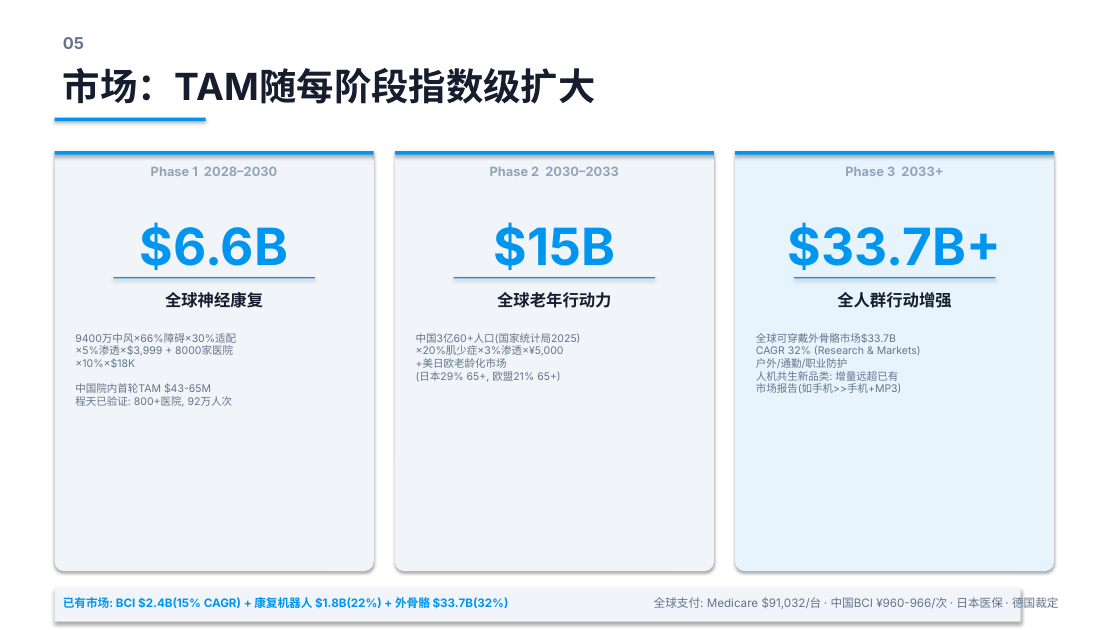
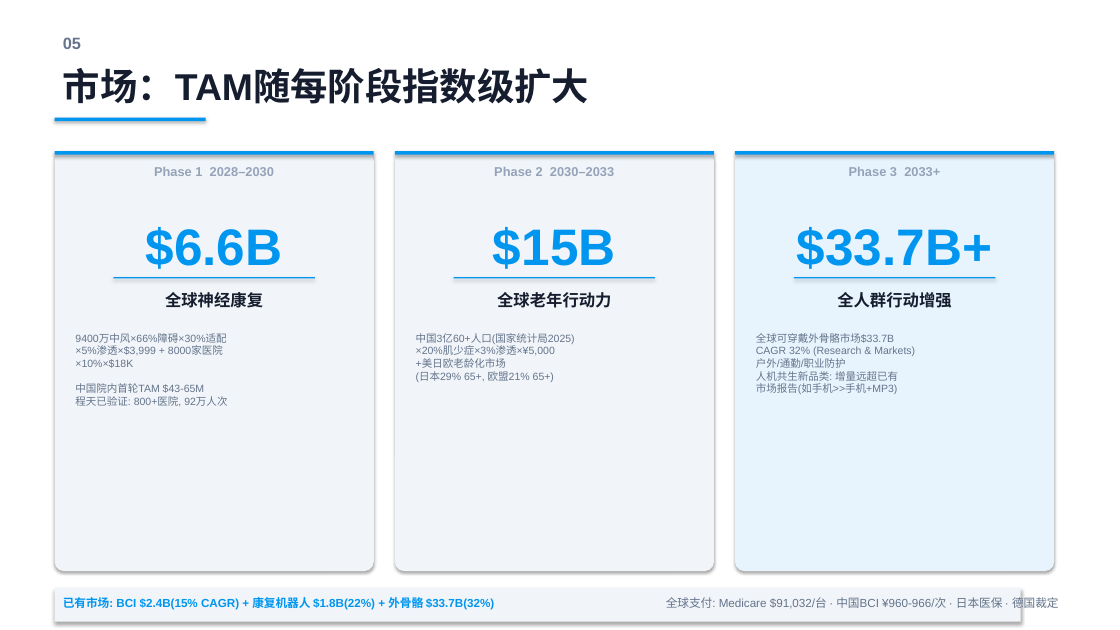
Before and after one commit to nexum-bci/nexum-bci.github.io, a slide deck: slide 6 of docs/Nexum_Pitch_Deck.pptx. Drawn at 1120x630 pixels with LibreOffice and Linux fonts; fonts in the diff are those of the drawing. Boxes give left, top, right and bottom in pixels: in the first picture for what was removed or moved away, otherwise in the second. Text is boxed around its words. In the diff, an @@ line names an element or a change of style, - is before the commit and + after.

```diff
--- a/docs/Nexum_Pitch_Deck.pptx
+++ b/docs/Nexum_Pitch_Deck.pptx
@@ font Inter to Arial in 13 elements at [63,37,81,49], [63,68,589,104], [154,167,274,176], [146,227,283,269], [75,334,227,406], [494,167,614,176], [493,227,616,269], [416,333,575,382], [849,167,940,176], [797,227,992,269], [756,333,915,394], [63,597,495,610], [666,595,1059,611] @@
```
Also in this commit, not shown: 11 other slides changed, 5 other files.
